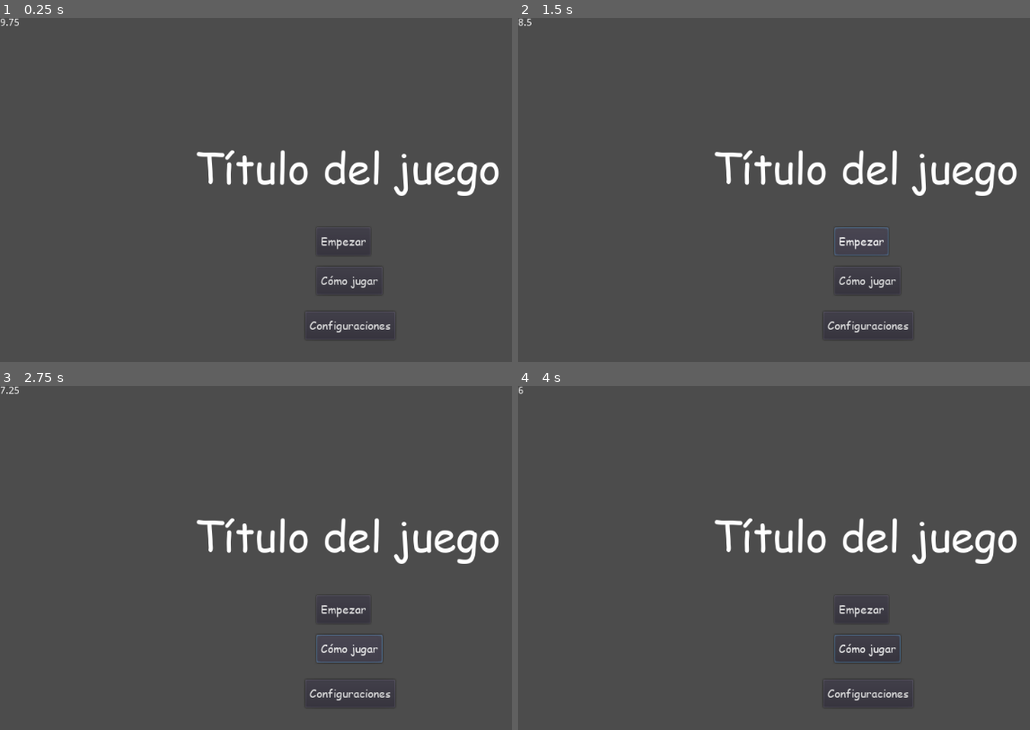
Above: before the commit, frames 1-4 (two rows, left to right).
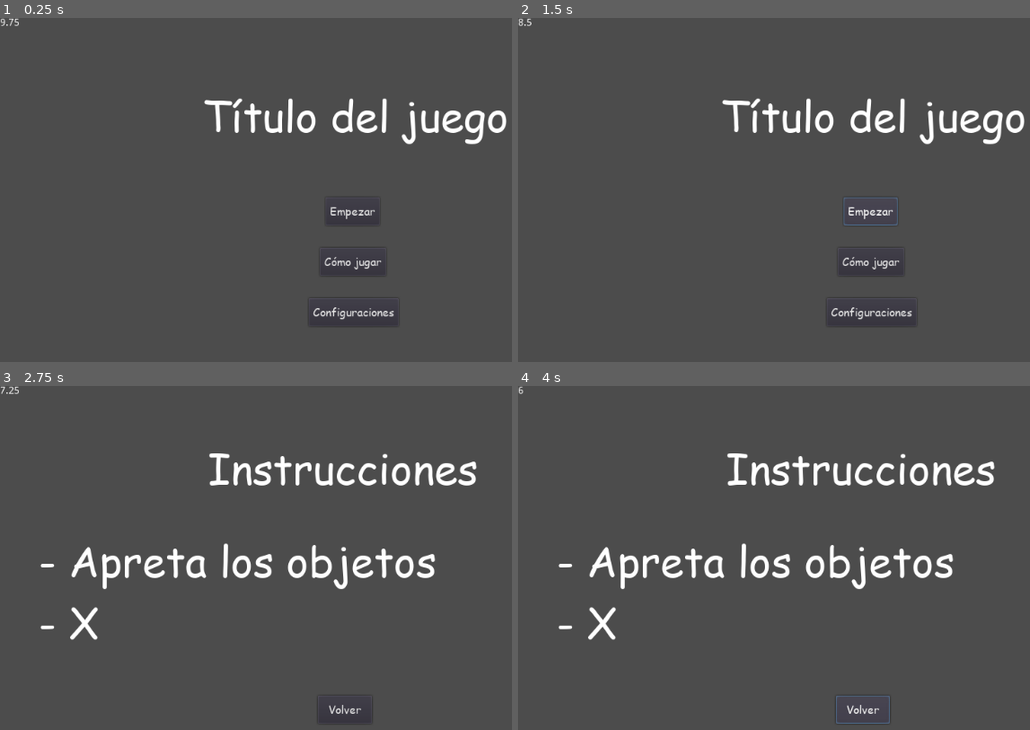
Above: after the commit, the same moments.

Repository: Keykor/DEU-educational-game
Game: Godot game, scene res://Controller.tscn
Two runs of this game, one before a commit and one after it. Both use one fixed random seed, a clock stepped at 60 frames per second and the inputs below.
Inputs (mouse positions are in pixels of both pictures, inside the frame that each line leads up to):
- Up to frame 1 (0.25 s): no input
- Up to frame 2 (1.5 s): click "Empezar" at 0.5 s; click "Empezar" at 1.25 s
- Up to frame 3 (2.75 s): click "Cómo jugar" at 2 s
- Up to frame 4 (4 s): click (866, 647) at 2.75 s, where only the run before the commit has a clickable "Cómo jugar"; click (861, 709) at 3.5 s, where only the run after the commit has a clickable "Volver"

The runs differ from the first frame. In frame 1, 4.8% of the frame differs, in the area x 38-99%, y 23-92%; in frame 2, 5.0%; in frame 3, 6.8%; in frame 4, 6.9%, in the area x 7-98%, y 19-99%.
Error after the commit: Attempt to call function 'instance' in base 'null instance' on a null instance. (res://Controller.gd:18)

Commit message:
refactor: rename Start scene to MainMenu

Diff:
--- a/Controller.gd
+++ b/Controller.gd
@@ -4,7 +4,7 @@
 
 func _ready():
 	$Timer.start()
-	active_scene = $Start
+	active_scene = $MainMenu
 	pass
 
 func _process(delta):
--- a/Controller.tscn
+++ b/Controller.tscn
@@ -1,16 +1,16 @@
 [gd_scene load_steps=4 format=2]
 
 [ext_resource path="res://Controller.gd" type="Script" id=1]
-[ext_resource path="res://Scenes/Start.tscn" type="PackedScene" id=2]
+[ext_resource path="res://Scenes/MainMenu.tscn" type="PackedScene" id=2]
 [ext_resource path="res://Timer.tscn" type="PackedScene" id=3]
 
 [node name="Controller" type="Node2D"]
 script = ExtResource( 1 )
 
-[node name="Start" parent="." instance=ExtResource( 2 )]
+[node name="MainMenu" parent="." instance=ExtResource( 2 )]
 
 [node name="Timer" parent="." instance=ExtResource( 3 )]
 one_shot = true
 
-[connection signal="change_scene" from="Start" to="." method="_on_change_scene"]
+[connection signal="change_scene" from="MainMenu" to="." method="_on_change_scene"]
 [connection signal="timeout" from="Timer" to="." method="_on_Timer_timeout"]
--- a/Scenes/Start.tscn
+++ b/Scenes/MainMenu.tscn
@@ -1,8 +1,8 @@
 [gd_scene load_steps=6 format=2]
 
 [ext_resource path="res://Assets/Fonts/COMIC.TTF" type="DynamicFontData" id=1]
-[ext_resource path="res://Scenes/Start.gd" type="Script" id=2]
-[ext_resource path="res://Scenes/GuideButton.gd" type="Script" id=3]
+[ext_resource path="res://Scenes/MainMenu.gd" type="Script" id=2]
+[ext_resource path="res://Scenes/Guide.gd" type="Script" id=3]
 
 [sub_resource type="DynamicFont" id=1]
 size = 60
@@ -11,7 +11,7 @@
 [sub_resource type="DynamicFont" id=2]
 font_data = ExtResource( 1 )
 
-[node name="Start" type="Node2D"]
+[node name="MainMenu" type="Node2D"]
 script = ExtResource( 2 )
 
 [node name="TextureRect" type="TextureRect" parent="."]
@@ -20,38 +20,38 @@
 expand = true
 
 [node name="Title" type="Label" parent="."]
-margin_left = 277.0
-margin_top = 170.0
-margin_right = 714.0
-margin_bottom = 255.0
+margin_left = 288.0
+margin_top = 96.0
+margin_right = 725.0
+margin_bottom = 181.0
 size_flags_horizontal = 7
 custom_fonts/font = SubResource( 1 )
 text = "Título del juego"
 
-[node name="StartButton" type="Button" parent="."]
-margin_left = 451.0
-margin_top = 299.0
-margin_right = 528.0
-margin_bottom = 339.0
+[node name="PlayButton" type="Button" parent="."]
+margin_left = 464.0
+margin_top = 256.0
+margin_right = 541.0
+margin_bottom = 296.0
 custom_fonts/font = SubResource( 2 )
 text = "Empezar"
 
 [node name="GuideButton" type="Button" parent="."]
-margin_left = 451.0
-margin_top = 355.0
-margin_right = 528.0
-margin_bottom = 395.0
+margin_left = 456.0
+margin_top = 328.0
+margin_right = 550.0
+margin_bottom = 368.0
 custom_fonts/font = SubResource( 2 )
 text = "Cómo jugar"
 script = ExtResource( 3 )
 
 [node name="ConfigurationButton" type="Button" parent="."]
-margin_left = 435.0
-margin_top = 419.0
-margin_right = 563.0
-margin_bottom = 459.0
+margin_left = 440.0
+margin_top = 400.0
+margin_right = 568.0
+margin_bottom = 440.0
 custom_fonts/font = SubResource( 2 )
 text = "Configuraciones"
 
-[connection signal="pressed" from="StartButton" to="." method="_on_button_pressed" binds= [ "Start" ]]
+[connection signal="pressed" from="PlayButton" to="." method="_on_button_pressed" binds= [ "StartGame" ]]
 [connection signal="pressed" from="GuideButton" to="." method="_on_button_pressed" binds= [ "Guide" ]]
Renamed: Scenes/GuideButton.gd -> Scenes/Guide.gd
Renamed: Scenes/Start.gd -> Scenes/MainMenu.gd
